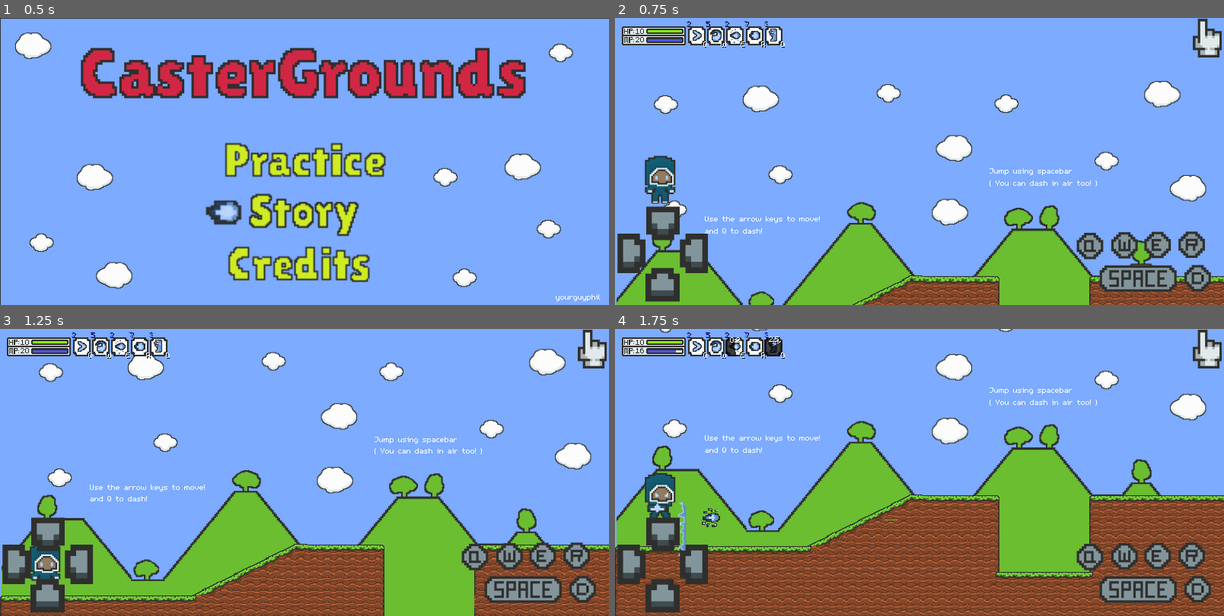
Above: before the commit, frames 1-4 (two rows, left to right).
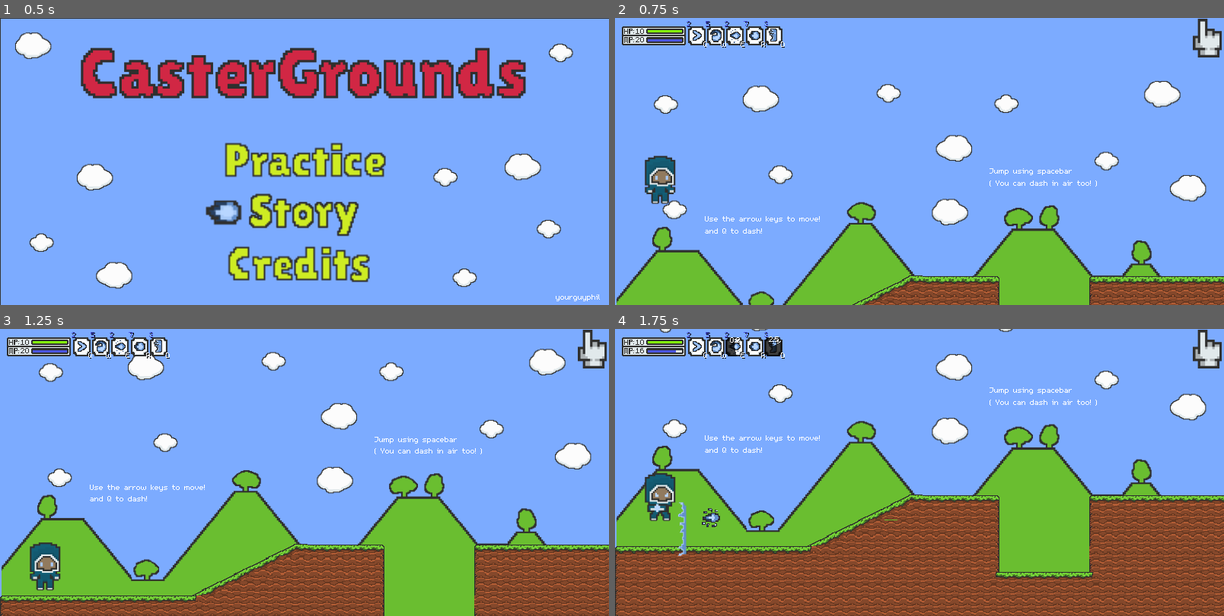
Above: after the commit, the same moments.

Repository: yourguyphil/CasterGrounds
Game: Godot game, scene res://Levels/TitleScreen.tscn
Same seed, same stepped clock (60 frames per second), same inputs: the game is played once before the commit and once after it. Sound files missing from this copy of the repository are replaced by a short silence.
Inputs (mouse positions are in pixels of both pictures, inside the frame that each line leads up to):
- Up to frame 1 (0.5 s): no input
- Up to frame 2 (0.75 s): click (919, 213) at 0.5 s
- Up to frame 3 (1.25 s): no input
- Up to frame 4 (1.75 s): tap D (d) at 1.25, 1.35 s; hold Right (right) from 1.28 s (still down); tap Space (jump) at 1.52 s; tap E (e) at 1.55 s

Frame 1 is identical in both runs. In frame 2, 5.2% of the frame differs, in the area x 0-98%, y 65-99%; in frame 3, 5.1%; in frame 4, 5.2%.

Commit message:
v1.3 Default to disabled

Diff:
--- a/Scripts/TouchUI.gd
+++ b/Scripts/TouchUI.gd
@@ -8,6 +8,17 @@
 
 # Called when the node enters the scene tree for the first time.
 func _ready():
+	$Q.hide()
+	$W.hide()
+	$E.hide()
+	$D.hide()
+	$R.hide()
+	$Space.hide()
+	$Up.hide()
+	$Down.hide()
+	$Left.hide()
+	$Right.hide()
+	is_disabled = true
 	pass # Replace with function body.
 
 
